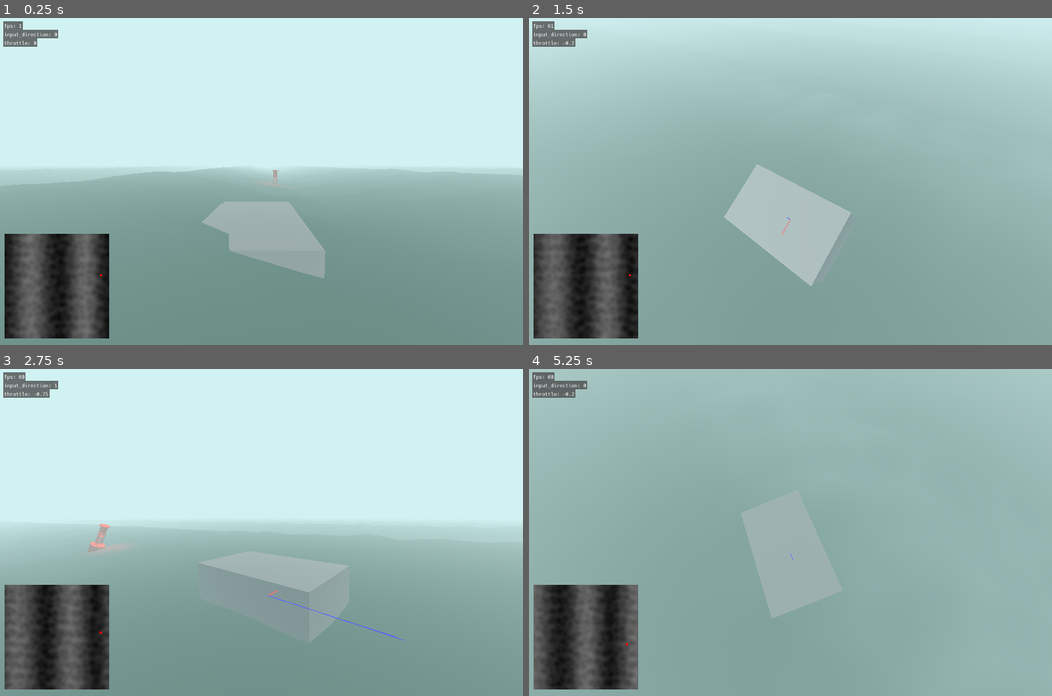
Above: before the commit, frames 1-4 (two rows, left to right).
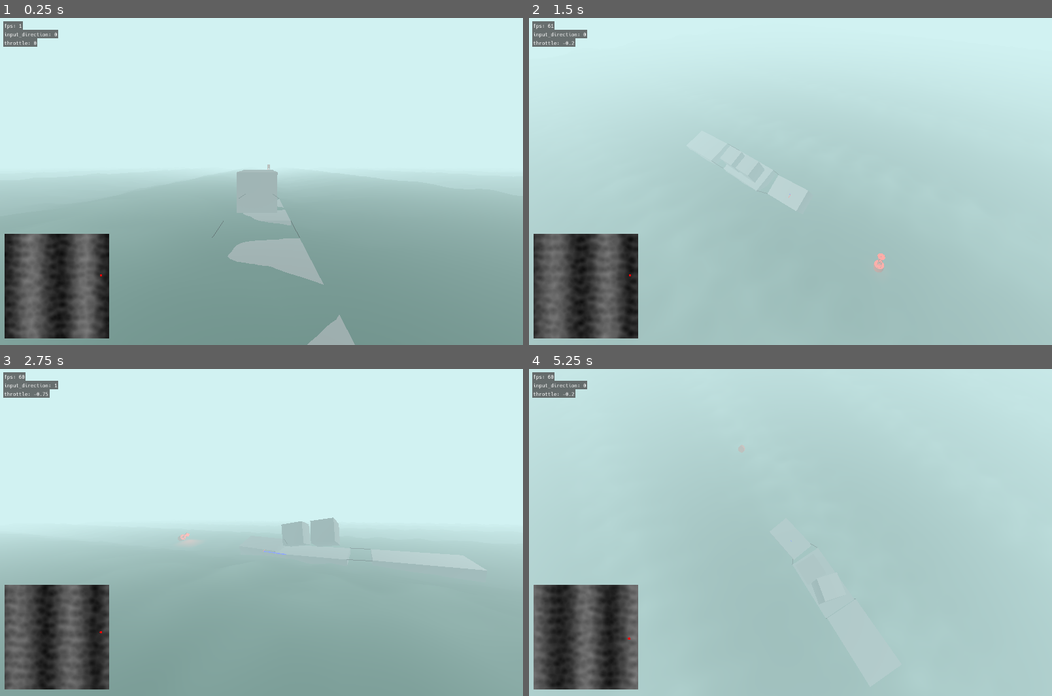
Above: after the commit, the same moments.

Repository: anthonyec/230904_godot_boat_game
Game: Godot game, scene res://main.tscn
The game is run twice, just before and just after one commit, with the same random seed, the same clock (stepped at 60 frames per second) and the same inputs.
Inputs (mouse positions are in pixels of both pictures, inside the frame that each line leads up to):
- Up to frame 1 (0.25 s): no input
- Up to frame 2 (1.5 s): tap Enter (ui_accept) at 0.5, 0.77, 1.25 s; move the mouse to (905, 165) at 0.52 s; hold D (turn_right) 0.53-1.28 s; move the mouse to (685, 197) at 1.27 s; hold Down (throttle_down) from 1.28 s (still down)
- Up to frame 3 (2.75 s): tap Enter (ui_accept) at 1.52 s; move the mouse to (313, 460) at 2.02 s; release Down (throttle_down) at 2.03 s; hold D (turn_right) from 2.03 s (still down)
- Up to frame 4 (5.25 s): move the mouse to (764, 597) at 2.77 s; release D (turn_right) at 2.78 s; hold Up (throttle_up) 2.78-3.53 s; tap Enter (ui_accept) at 3.02, 3.77, 4.52 s; move the mouse to (947, 581) at 3.52 s; hold A (turn_left) 3.53-5.03 s; move the mouse to (633, 483) at 4.27 s; move the mouse to (816, 532) at 5.02 s; hold Down (throttle_down) from 5.03 s (still down)

The runs differ from the first frame. In frame 1, 6.1% of the frame differs, in the area x 0-100%, y 44-100%; in frame 2, 78%; in frame 3, 2.4%; in frame 4, 90%, in the area x 0-100%, y 0-100%.

Commit message:
Add example barge with boxes

Diff:
--- a/main.tscn
+++ b/main.tscn
@@ -10,7 +10,9 @@
 [ext_resource type="Script" path="res://entities/buoyant_object/buoyancy.gd" id="4_wqy3j"]
 [ext_resource type="Script" path="res://entities/player/player_controls.gd" id="5_dt4r7"]
 [ext_resource type="Script" path="res://entities/buoyancy_probe/probe.gd" id="6_qu8c6"]
-[ext_resource type="PackedScene" uid="uid://c42yh8kckxtks" path="res://entities/buoy/buoy_1.tscn" id="7_oaofx"]
+[ext_resource type="Script" path="res://rope.gd" id="11_far31"]
+[ext_resource type="PackedScene" uid="uid://cu8kgbo5oalxy" path="res://entities/buoy/buoy.tscn" id="12_43pcp"]
+[ext_resource type="Shader" uid="uid://8p8nrs0opqkg" path="res://fog_particle.tres" id="13_5ieym"]
 
 [sub_resource type="Environment" id="Environment_h648m"]
 background_mode = 1
@@ -34,9 +36,30 @@
 [sub_resource type="BoxMesh" id="BoxMesh_gttni"]
 size = Vector3(6, 5, 10)
 
-[sub_resource type="CylinderShape3D" id="CylinderShape3D_ojem4"]
-height = 5.42086
-radius = 1.0404
+[sub_resource type="BoxShape3D" id="BoxShape3D_0dx3b"]
+size = Vector3(8, 3, 15)
+
+[sub_resource type="BoxShape3D" id="BoxShape3D_d728b"]
+size = Vector3(0.790393, 1.60781, 15)
+
+[sub_resource type="BoxShape3D" id="BoxShape3D_t5dhp"]
+size = Vector3(8, 1.608, 0.7)
+
+[sub_resource type="BoxMesh" id="BoxMesh_rhdxx"]
+size = Vector3(8, 3, 15)
+
+[sub_resource type="BoxShape3D" id="BoxShape3D_ayviy"]
+size = Vector3(5, 5, 5)
+
+[sub_resource type="BoxMesh" id="BoxMesh_y0c0t"]
+size = Vector3(5, 5, 5)
+
+[sub_resource type="ShaderMaterial" id="ShaderMaterial_5fldn"]
+render_priority = 0
+shader = ExtResource("13_5ieym")
+
+[sub_resource type="QuadMesh" id="QuadMesh_fsv3v"]
+material = SubResource("ShaderMaterial_5fldn")
 
 [node name="Main" type="Node3D"]
 
@@ -51,11 +74,13 @@
 
 [node name="Ocean" parent="." instance=ExtResource("1_hxmui")]
 wave_direction_1 = Vector2(-1, -1)
-wave_height_1 = 1.0
+wave_direction_3 = Vector2(5, 2.08165e-12)
 wave_height_2 = 2.08165e-12
+wave_height_3 = 1.5
 
 [node name="GameplayCamera" parent="." node_paths=PackedStringArray("target") instance=ExtResource("3_hxa1h")]
 target = NodePath("../Player")
+distance = 50.0
 offset = Vector3(2.08165e-12, 5, 2.08165e-12)
 
 [node name="DirectionalLight3D" type="DirectionalLight3D" parent="."]
@@ -91,6 +116,14 @@
 [node name="PlayerControls" type="Node3D" parent="Player"]
 script = ExtResource("5_dt4r7")
 
+[node name="AttachmentPointBL2" type="Marker3D" parent="Player"]
+transform = Transform3D(1, 0, 0, 0, 1, 0, 0, 0, 1, -3, 2.5, 5)
+gizmo_extents = 1.0
+
+[node name="AttachmentPointBR2" type="Marker3D" parent="Player"]
+transform = Transform3D(1, 0, 0, 0, 1, 0, 0, 0, 1, 3, 2.5, 5)
+gizmo_extents = 1.0
+
 [node name="BuoyancyProbeFL" type="Node3D" parent="Player"]
 transform = Transform3D(1, 0, 0, 0, 1, 0, 0, 0, 1, -3, 2.08165e-12, -5)
 script = ExtResource("6_qu8c6")
@@ -129,88 +162,271 @@
 [node name="MeshInstance3D" type="MeshInstance3D" parent="Player"]
 mesh = SubResource("BoxMesh_gttni")
 
-[node name="Buoy" type="RigidBody3D" parent="."]
-transform = Transform3D(1, 0, 0, 0, 1, 0, 0, 0, 1, -4.55621, 1.00064, 13.5349)
-mass = 45.0
+[node name="Rope" type="Node" parent="." node_paths=PackedStringArray("rigid_body_a", "rigid_body_b", "attachment_point_a", "attachment_point_b")]
+script = ExtResource("11_far31")
+rigid_body_a = NodePath("../Player")
+rigid_body_b = NodePath("../Bardge")
+attachment_point_a = NodePath("../Player/AttachmentPointBL2")
+attachment_point_b = NodePath("../Bardge/AttachmentPointFL")
+
+[node name="Rope2" type="Node" parent="." node_paths=PackedStringArray("rigid_body_a", "rigid_body_b", "attachment_point_a", "attachment_point_b")]
+script = ExtResource("11_far31")
+rigid_body_a = NodePath("../Player")
+rigid_body_b = NodePath("../Bardge")
+attachment_point_a = NodePath("../Player/AttachmentPointBR2")
+attachment_point_b = NodePath("../Bardge/AttachmentPointFR")
+
+[node name="Bardge" type="RigidBody3D" parent="."]
+transform = Transform3D(1, 0, 0, 0, 1, 0, 0, 0, 1, -7.78885, 0.70556, 56.6924)
+mass = 50.0
 script = ExtResource("4_wqy3j")
-float_force = 35.0
-
-[node name="BuoyancyProbe2" type="Node3D" parent="Buoy"]
-transform = Transform3D(1, -7.21643e-09, -2.29754e-10, 4.979e-09, 1, -1.75597e-08, -2.97036e-09, 2.66215e-08, 1, 0, -0.777632, 1.90569)
-script = ExtResource("6_qu8c6")
-
-[node name="MeshInstance3D" type="MeshInstance3D" parent="Buoy/BuoyancyProbe2"]
-mesh = SubResource("SphereMesh_hylnw")
-surface_material_override/0 = SubResource("StandardMaterial3D_skvv8")
-
-[node name="BuoyancyProbe3" type="Node3D" parent="Buoy"]
-transform = Transform3D(1, -7.21643e-09, -2.29754e-10, 4.979e-09, 1, -1.75597e-08, -2.97036e-09, 2.66215e-08, 1, 0, -0.777632, -2.23006)
-script = ExtResource("6_qu8c6")
-
-[node name="MeshInstance3D" type="MeshInstance3D" parent="Buoy/BuoyancyProbe3"]
-mesh = SubResource("SphereMesh_hylnw")
-surface_material_override/0 = SubResource("StandardMaterial3D_skvv8")
-
-[node name="BuoyancyProbe4" type="Node3D" parent="Buoy"]
-transform = Transform3D(1, -7.21643e-09, -2.29754e-10, 4.979e-09, 1, -1.75597e-08, -2.97036e-09, 2.66215e-08, 1, -1.81201, -0.718277, -0.13808)
-script = ExtResource("6_qu8c6")
-
-[node name="MeshInstance3D" type="MeshInstance3D" parent="Buoy/BuoyancyProbe4"]
-transform = Transform3D(1, 6.1164e-18, 0, -5.21586e-17, 1, 0, 0, 0, 1, -0.230659, 0, 0)
-mesh = SubResource("SphereMesh_hylnw")
-surface_material_override/0 = SubResource("StandardMaterial3D_skvv8")
-
-[node name="BuoyancyProbe5" type="Node3D" parent="Buoy"]
-transform = Transform3D(1, -7.21643e-09, -2.29754e-10, 4.979e-09, 1, -1.75597e-08, -2.97036e-09, 2.66215e-08, 1, 2.12612, -0.777632, 0.0236607)
-script = ExtResource("6_qu8c6")
-
-[node name="MeshInstance3D" type="MeshInstance3D" parent="Buoy/BuoyancyProbe5"]
-mesh = SubResource("SphereMesh_hylnw")
-surface_material_override/0 = SubResource("StandardMaterial3D_skvv8")
-
-[node name="BuoyancyProbe6" type="Node3D" parent="Buoy"]
-transform = Transform3D(0.699264, 1.39845e-08, 0.714863, 4.979e-09, 1, -1.75597e-08, -0.714863, 2.37742e-08, 0.699264, 1.46434, -0.777632, 1.35573)
-script = ExtResource("6_qu8c6")
-
-[node name="MeshInstance3D" type="MeshInstance3D" parent="Buoy/BuoyancyProbe6"]
-mesh = SubResource("SphereMesh_hylnw")
-surface_material_override/0 = SubResource("StandardMaterial3D_skvv8")
-
-[node name="BuoyancyProbe7" type="Node3D" parent="Buoy"]
-transform = Transform3D(0.699264, 1.39845e-08, 0.714863, 4.979e-09, 1, -1.75597e-08, -0.714863, 2.37742e-08, 0.699264, -1.49216, -0.777632, -1.53626)
-script = ExtResource("6_qu8c6")
-
-[node name="MeshInstance3D" type="MeshInstance3D" parent="Buoy/BuoyancyProbe7"]
-mesh = SubResource("SphereMesh_hylnw")
-surface_material_override/0 = SubResource("StandardMaterial3D_skvv8")
-
-[node name="BuoyancyProbe8" type="Node3D" parent="Buoy"]
-transform = Transform3D(0.699264, 1.39845e-08, 0.714863, 4.979e-09, 1, -1.75597e-08, -0.714863, 2.37742e-08, 0.699264, -1.26374, -0.718277, 1.22193)
-script = ExtResource("6_qu8c6")
-
-[node name="MeshInstance3D" type="MeshInstance3D" parent="Buoy/BuoyancyProbe8"]
-transform = Transform3D(1, 6.1164e-18, 0, -5.21586e-17, 1, 0, 0, 0, 1, -0.230659, 0, 0)
-mesh = SubResource("SphereMesh_hylnw")
-surface_material_override/0 = SubResource("StandardMaterial3D_skvv8")
-
-[node name="BuoyancyProbe9" type="Node3D" parent="Buoy"]
-transform = Transform3D(0.699264, 1.39845e-08, 0.714863, 4.979e-09, 1, -1.75597e-08, -0.714863, 2.37742e-08, 0.699264, 1.60567, -0.777632, -1.4802)
-script = ExtResource("6_qu8c6")
-
-[node name="MeshInstance3D" type="MeshInstance3D" parent="Buoy/BuoyancyProbe9"]
-mesh = SubResource("SphereMesh_hylnw")
-surface_material_override/0 = SubResource("StandardMaterial3D_skvv8")
-
-[node name="buoy_2" parent="Buoy" instance=ExtResource("7_oaofx")]
-transform = Transform3D(1, 0, 0, 0, 1, 0, 0, 0, 1, 0, -0.777632, 0)
-
-[node name="CollisionShape3D" type="CollisionShape3D" parent="Buoy"]
-transform = Transform3D(1, 0, 0, 0, 1, 0, 0, 0, 1, 0, 0.93457, 0)
-shape = SubResource("CylinderShape3D_ojem4")
-
-[node name="OmniLight3D" type="OmniLight3D" parent="Buoy"]
-transform = Transform3D(1, 0, 0, 0, 1, 0, 0, 0, 1, 0, 4.34343, 0)
-light_color = Color(1, 0, 0, 1)
-light_energy = 6.0
-omni_range = 6.891
-omni_attenuation = 0.466517
+float_force = 50.0
+
+[node name="AttachmentPointFL" type="Marker3D" parent="Bardge"]
+transform = Transform3D(1, 0, 0, 0, 1, 0, 0, 0, 1, -4, 1.5, -7.5)
+gizmo_extents = 1.0
+
+[node name="AttachmentPointFR" type="Marker3D" parent="Bardge"]
+transform = Transform3D(1, 0, 0, 0, 1, 0, 0, 0, 1, 4, 1.5, -7.5)
+gizmo_extents = 1.0
+
+[node name="AttachmentPointBL" type="Marker3D" parent="Bardge"]
+transform = Transform3D(1, 0, 0, 0, 1, 0, 0, 0, 1, -4, 1.5, 7.5)
+gizmo_extents = 1.0
+
+[node name="AttachmentPointBR" type="Marker3D" parent="Bardge"]
+transform = Transform3D(1, 0, 0, 0, 1, 0, 0, 0, 1, 4, 1.5, 7.5)
+gizmo_extents = 1.0
+
+[node name="BuoyancyProbeFL" type="Node3D" parent="Bardge"]
+transform = Transform3D(1, 0, 0, 0, 1, 0, 0, 0, 1, -3, 2.08165e-12, -7.73619)
+script = ExtResource("6_qu8c6")
+
+[node name="MeshInstance3D" type="MeshInstance3D" parent="Bardge/BuoyancyProbeFL"]
+mesh = SubResource("SphereMesh_hylnw")
+surface_material_override/0 = SubResource("StandardMaterial3D_skvv8")
+
+[node name="BuoyancyProbeFR" type="Node3D" parent="Bardge"]
+transform = Transform3D(1, 0, 0, 0, 1, 0, 0, 0, 1, 3, 2.08165e-12, -7.73619)
+script = ExtResource("6_qu8c6")
+
+[node name="MeshInstance3D" type="MeshInstance3D" parent="Bardge/BuoyancyProbeFR"]
+mesh = SubResource("SphereMesh_hylnw")
+surface_material_override/0 = SubResource("StandardMaterial3D_skvv8")
+
+[node name="BuoyancyProbeBL" type="Node3D" parent="Bardge"]
+transform = Transform3D(1, 0, 0, 0, 1, 0, 0, 0, 1, -3, 2.08165e-12, 8.28667)
+script = ExtResource("6_qu8c6")
+
+[node name="MeshInstance3D" type="MeshInstance3D" parent="Bardge/BuoyancyProbeBL"]
+mesh = SubResource("SphereMesh_hylnw")
+surface_material_override/0 = SubResource("StandardMaterial3D_skvv8")
+
+[node name="BuoyancyProbeBR" type="Node3D" parent="Bardge"]
+transform = Transform3D(1, 0, 0, 0, 1, 0, 0, 0, 1, 3, 2.08165e-12, 8.28667)
+script = ExtResource("6_qu8c6")
+
+[node name="MeshInstance3D" type="MeshInstance3D" parent="Bardge/BuoyancyProbeBR"]
+mesh = SubResource("SphereMesh_hylnw")
+surface_material_override/0 = SubResource("StandardMaterial3D_skvv8")
+
+[node name="CollisionShape3D" type="CollisionShape3D" parent="Bardge"]
+shape = SubResource("BoxShape3D_0dx3b")
+
+[node name="CollisionShape3D2" type="CollisionShape3D" parent="Bardge"]
+transform = Transform3D(1, 0, 0, 0, 1, 0, 0, 0, 1, -3.64925, 2.28505, 0)
+shape = SubResource("BoxShape3D_d728b")
+
+[node name="CollisionShape3D3" type="CollisionShape3D" parent="Bardge"]
+transform = Transform3D(1, 0, 0, 0, 1, 0, 0, 0, 1, 3.60522, 2.28505, 0)
+shape = SubResource("BoxShape3D_d728b")
+
+[node name="CollisionShape3D4" type="CollisionShape3D" parent="Bardge"]
+transform = Transform3D(1, 0, 0, 0, 1, 0, 0, 0, 1, -0.0159216, 2.28505, 7.11253)
+shape = SubResource("BoxShape3D_t5dhp")
+
+[node name="CollisionShape3D5" type="CollisionShape3D" parent="Bardge"]
+transform = Transform3D(1, 0, 0, 0, 1, 0, 0, 0, 1, -0.0159216, 2.28505, -7.1198)
+shape = SubResource("BoxShape3D_t5dhp")
+
+[node name="MeshInstance3D" type="MeshInstance3D" parent="Bardge"]
+mesh = SubResource("BoxMesh_rhdxx")
+
+[node name="RigidBody3D" type="RigidBody3D" parent="."]
+transform = Transform3D(1, 0, 0, 0, 1, 0, 0, 0, 1, -7.83566, 5.4765, 60.7233)
+mass = 10.0
+script = ExtResource("4_wqy3j")
+
+[node name="CollisionShape3D" type="CollisionShape3D" parent="RigidBody3D"]
+shape = SubResource("BoxShape3D_ayviy")
+
+[node name="MeshInstance3D" type="MeshInstance3D" parent="RigidBody3D"]
+mesh = SubResource("BoxMesh_y0c0t")
+
+[node name="BuoyancyProbeFL2" type="Node3D" parent="RigidBody3D"]
+transform = Transform3D(1, 0, 0, 0, 1, 0, 0, 0, 1, 2.5, 2.08165e-12, 2.5)
+script = ExtResource("6_qu8c6")
+
+[node name="MeshInstance3D" type="MeshInstance3D" parent="RigidBody3D/BuoyancyProbeFL2"]
+mesh = SubResource("SphereMesh_hylnw")
+surface_material_override/0 = SubResource("StandardMaterial3D_skvv8")
+
+[node name="BuoyancyProbeFR2" type="Node3D" parent="RigidBody3D"]
+transform = Transform3D(1, 0, 0, 0, 1, 0, 0, 0, 1, -2.5, 2.08165e-12, 2.5)
+script = ExtResource("6_qu8c6")
+
+[node name="MeshInstance3D" type="MeshInstance3D" parent="RigidBody3D/BuoyancyProbeFR2"]
+mesh = SubResource("SphereMesh_hylnw")
+surface_material_override/0 = SubResource("StandardMaterial3D_skvv8")
+
+[node name="BuoyancyProbeBL2" type="Node3D" parent="RigidBody3D"]
+transform = Transform3D(1, 0, 0, 0, 1, 0, 0, 0, 1, 2.5, 2.08165e-12, -2.5)
+script = ExtResource("6_qu8c6")
+
+[node name="MeshInstance3D" type="MeshInstance3D" parent="RigidBody3D/BuoyancyProbeBL2"]
+mesh = SubResource("SphereMesh_hylnw")
+surface_material_override/0 = SubResource("StandardMaterial3D_skvv8")
+
+[node name="BuoyancyProbeBR2" type="Node3D" parent="RigidBody3D"]
+transform = Transform3D(1, 0, 0, 0, 1, 0, 0, 0, 1, -2.5, 2.08165e-12, -2.5)
+script = ExtResource("6_qu8c6")
+
+[node name="MeshInstance3D" type="MeshInstance3D" parent="RigidBody3D/BuoyancyProbeBR2"]
+mesh = SubResource("SphereMesh_hylnw")
+surface_material_override/0 = SubResource("StandardMaterial3D_skvv8")
+
+[node name="RigidBody3D2" type="RigidBody3D" parent="."]
+transform = Transform3D(1, 0, 0, 0, 1, 0, 0, 0, 1, -7.83566, 5.4765, 53.8474)
+mass = 10.0
+script = ExtResource("4_wqy3j")
+
+[node name="CollisionShape3D" type="CollisionShape3D" parent="RigidBody3D2"]
+shape = SubResource("BoxShape3D_ayviy")
+
+[node name="MeshInstance3D" type="MeshInstance3D" parent="RigidBody3D2"]
+mesh = SubResource("BoxMesh_y0c0t")
+
+[node name="BuoyancyProbeFL2" type="Node3D" parent="RigidBody3D2"]
+transform = Transform3D(1, 0, 0, 0, 1, 0, 0, 0, 1, 2.5, 2.08165e-12, 2.5)
+script = ExtResource("6_qu8c6")
+
+[node name="MeshInstance3D" type="MeshInstance3D" parent="RigidBody3D2/BuoyancyProbeFL2"]
+mesh = SubResource("SphereMesh_hylnw")
+surface_material_override/0 = SubResource("StandardMaterial3D_skvv8")
+
+[node name="BuoyancyProbeFR2" type="Node3D" parent="RigidBody3D2"]
+transform = Transform3D(1, 0, 0, 0, 1, 0, 0, 0, 1, -2.5, 2.08165e-12, 2.5)
+script = ExtResource("6_qu8c6")
+
+[node name="MeshInstance3D" type="MeshInstance3D" parent="RigidBody3D2/BuoyancyProbeFR2"]
+mesh = SubResource("SphereMesh_hylnw")
+surface_material_override/0 = SubResource("StandardMaterial3D_skvv8")
+
+[node name="BuoyancyProbeBL2" type="Node3D" parent="RigidBody3D2"]
+transform = Transform3D(1, 0, 0, 0, 1, 0, 0, 0, 1, 2.5, 2.08165e-12, -2.5)
+script = ExtResource("6_qu8c6")
+
+[node name="MeshInstance3D" type="MeshInstance3D" parent="RigidBody3D2/BuoyancyProbeBL2"]
+mesh = SubResource("SphereMesh_hylnw")
+surface_material_override/0 = SubResource("StandardMaterial3D_skvv8")
+
+[node name="BuoyancyProbeBR2" type="Node3D" parent="RigidBody3D2"]
+transform = Transform3D(1, 0, 0, 0, 1, 0, 0, 0, 1, -2.5, 2.08165e-12, -2.5)
+script = ExtResource("6_qu8c6")
+
+[node name="MeshInstance3D" type="MeshInstance3D" parent="RigidBody3D2/BuoyancyProbeBR2"]
+mesh = SubResource("SphereMesh_hylnw")
+surface_material_override/0 = SubResource("StandardMaterial3D_skvv8")
+
+[node name="Rope3" type="Node" parent="." node_paths=PackedStringArray("rigid_body_a", "rigid_body_b", "attachment_point_a", "attachment_point_b")]
+script = ExtResource("11_far31")
+rigid_body_a = NodePath("../Bardge")
+rigid_body_b = NodePath("../Bardge2")
+attachment_point_a = NodePath("../Bardge/AttachmentPointBL")
+attachment_point_b = NodePath("../Bardge2/AttachmentPointFL")
+
+[node name="Rope4" type="Node" parent="." node_paths=PackedStringArray("rigid_body_a", "rigid_body_b", "attachment_point_a", "attachment_point_b")]
+script = ExtResource("11_far31")
+rigid_body_a = NodePath("../Bardge")
+rigid_body_b = NodePath("../Bardge2")
+attachment_point_a = NodePath("../Bardge/AttachmentPointBR")
+attachment_point_b = NodePath("../Bardge2/AttachmentPointFR")
+
+[node name="Bardge2" type="RigidBody3D" parent="."]
+transform = Transform3D(1, 0, 0, 0, 1, 0, 0, 0, 1, -7.78885, 0.70556, 77.1958)
+mass = 50.0
+script = ExtResource("4_wqy3j")
+float_force = 50.0
+
+[node name="AttachmentPointFL" type="Marker3D" parent="Bardge2"]
+transform = Transform3D(1, 0, 0, 0, 1, 0, 0, 0, 1, -4, 1.5, -7.5)
+gizmo_extents = 1.0
+
+[node name="AttachmentPointFR" type="Marker3D" parent="Bardge2"]
+transform = Transform3D(1, 0, 0, 0, 1, 0, 0, 0, 1, 4, 1.5, -7.5)
+gizmo_extents = 1.0
+
+[node name="AttachmentPointBL" type="Marker3D" parent="Bardge2"]
+transform = Transform3D(1, 0, 0, 0, 1, 0, 0, 0, 1, -4, 1.5, 7.5)
+gizmo_extents = 1.0
+
+[node name="AttachmentPointBR" type="Marker3D" parent="Bardge2"]
+transform = Transform3D(1, 0, 0, 0, 1, 0, 0, 0, 1, 4, 1.5, 7.5)
+gizmo_extents = 1.0
+
+[node name="BuoyancyProbeFL" type="Node3D" parent="Bardge2"]
+transform = Transform3D(1, 0, 0, 0, 1, 0, 0, 0, 1, -3, 2.08165e-12, -7.73619)
+script = ExtResource("6_qu8c6")
+
+[node name="MeshInstance3D" type="MeshInstance3D" parent="Bardge2/BuoyancyProbeFL"]
+mesh = SubResource("SphereMesh_hylnw")
+surface_material_override/0 = SubResource("StandardMaterial3D_skvv8")
+
+[node name="BuoyancyProbeFR" type="Node3D" parent="Bardge2"]
+transform = Transform3D(1, 0, 0, 0, 1, 0, 0, 0, 1, 3, 2.08165e-12, -7.73619)
+script = ExtResource("6_qu8c6")
+
+[node name="MeshInstance3D" type="MeshInstance3D" parent="Bardge2/BuoyancyProbeFR"]
+mesh = SubResource("SphereMesh_hylnw")
+surface_material_override/0 = SubResource("StandardMaterial3D_skvv8")
+
+[node name="BuoyancyProbeBL" type="Node3D" parent="Bardge2"]
+transform = Transform3D(1, 0, 0, 0, 1, 0, 0, 0, 1, -3, 2.08165e-12, 8.28667)
+script = ExtResource("6_qu8c6")
+
+[node name="MeshInstance3D" type="MeshInstance3D" parent="Bardge2/BuoyancyProbeBL"]
+mesh = SubResource("SphereMesh_hylnw")
+surface_material_override/0 = SubResource("StandardMaterial3D_skvv8")
+
+[node name="BuoyancyProbeBR" type="Node3D" parent="Bardge2"]
+transform = Transform3D(1, 0, 0, 0, 1, 0, 0, 0, 1, 3, 2.08165e-12, 8.28667)
+script = ExtResource("6_qu8c6")
+
+[node name="MeshInstance3D" type="MeshInstance3D" parent="Bardge2/BuoyancyProbeBR"]
+mesh = SubResource("SphereMesh_hylnw")
+surface_material_override/0 = SubResource("StandardMaterial3D_skvv8")
+
+[node name="CollisionShape3D" type="CollisionShape3D" parent="Bardge2"]
+shape = SubResource("BoxShape3D_0dx3b")
+
+[node name="MeshInstance3D" type="MeshInstance3D" parent="Bardge2"]
+mesh = SubResource("BoxMesh_rhdxx")
+
+[node name="Buoy" parent="." instance=ExtResource("12_43pcp")]
+transform = Transform3D(1, 0, 0, 0, 1, 0, 0, 0, 1, -4.55621, 5.11431, 13.5349)
+
+[node name="FogParticles" type="CPUParticles3D" parent="."]
+transform = Transform3D(1, 0, 0, 0, 1, 0, 0, 0, 1, 0, -9.33784, 0)
+visible = false
+amount = 50
+lifetime = 5.0
+mesh = SubResource("QuadMesh_fsv3v")
+emission_shape = 3
+emission_box_extents = Vector3(50, 10, 50)
+direction = Vector3(-10, 2.08165e-12, 2.08165e-12)
+spread = 0.0
+gravity = Vector3(2.08165e-12, 2.08165e-12, 2.08165e-12)
+initial_velocity_min = 2.0
+initial_velocity_max = 2.0
+scale_amount_min = 25.0
+scale_amount_max = 50.0
Not shown: 1 places in main.tscn that only renumber resources
